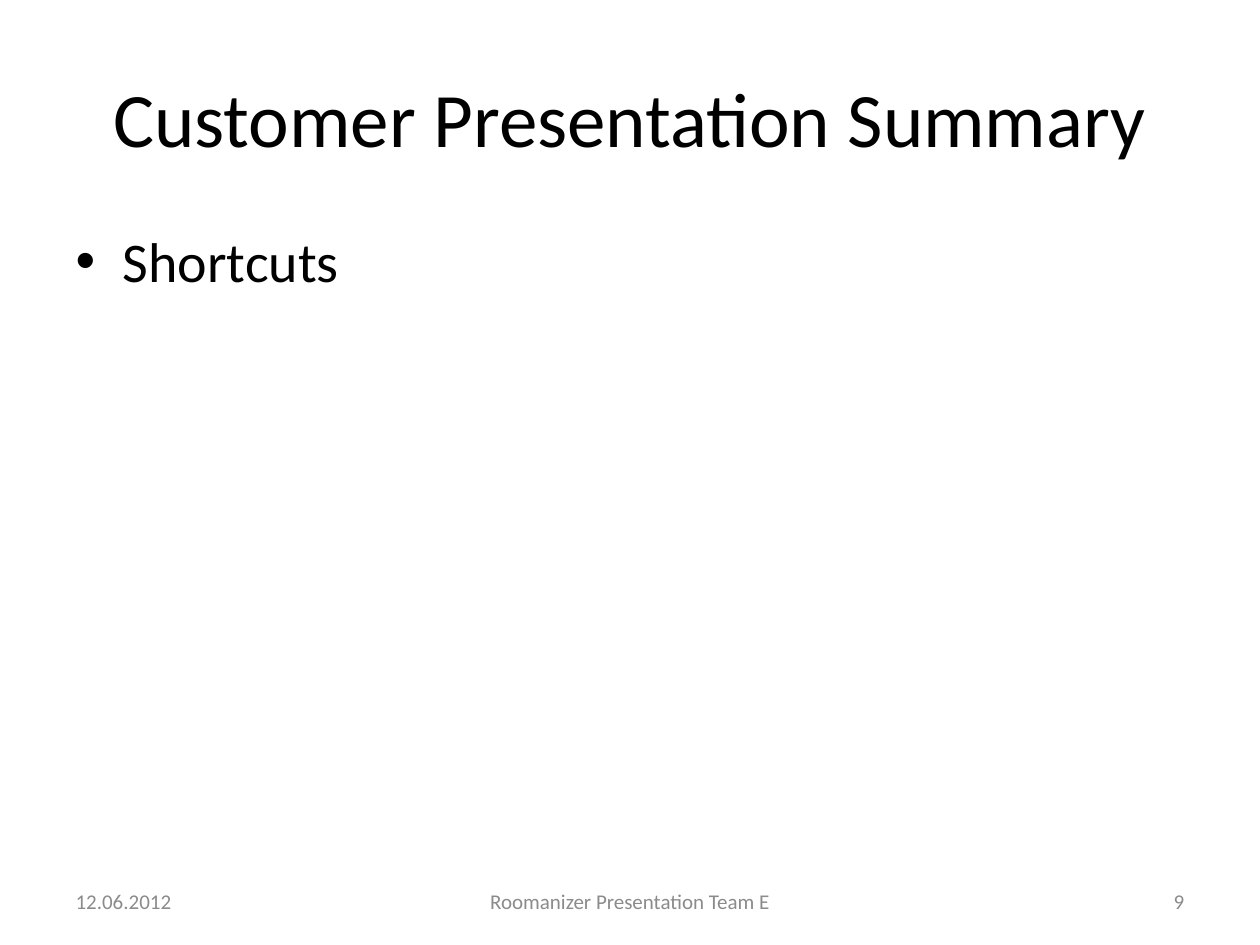
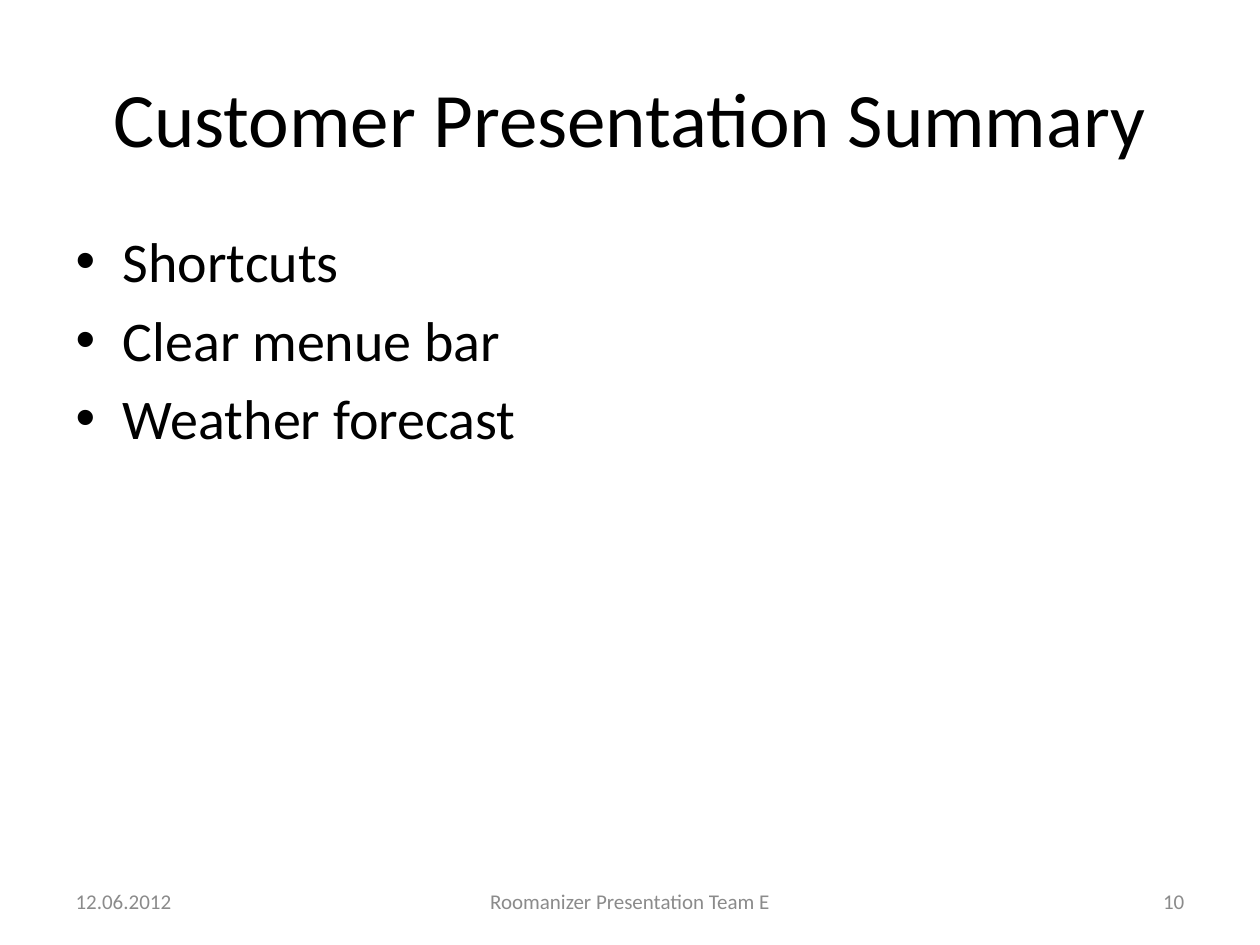
Before and after one commit to markusmo/HotelSoftware, a slide deck: slide 10 of Documentation/Praesentation/PresentationRoomanizer.pptx (slide 9 before the commit). Drawn at 1260x945 pixels with LibreOffice and Linux fonts; fonts in the diff are those of the drawing. Boxes give left, top, right and bottom in pixels: in the first picture for what was removed or moved away, otherwise in the second. Text is boxed around its words. In the diff, an @@ line names an element or a change of style, - is before the commit and + after.

```diff
--- a/Documentation/Praesentation/PresentationRoomanizer.pptx
+++ b/Documentation/Praesentation/PresentationRoomanizer.pptx
@@ text at <box>123,322,515,440</box>: paragraphs added @@
+• Clear menue bar
+• Weather forecast
@@ page number at <box>1163,895,1184,909</box>: text changed @@
-9
+10
```
Also in this commit, not shown: 5 other slides changed, 1 slide added.
